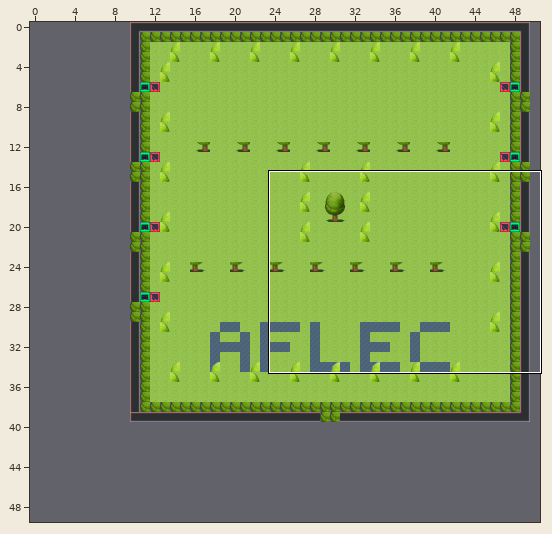
One commit to this Tiled map (JSON): cour1.tmj. Above: a wide view before the commit, with the close-up outlined.
Close-up. Earlier state:
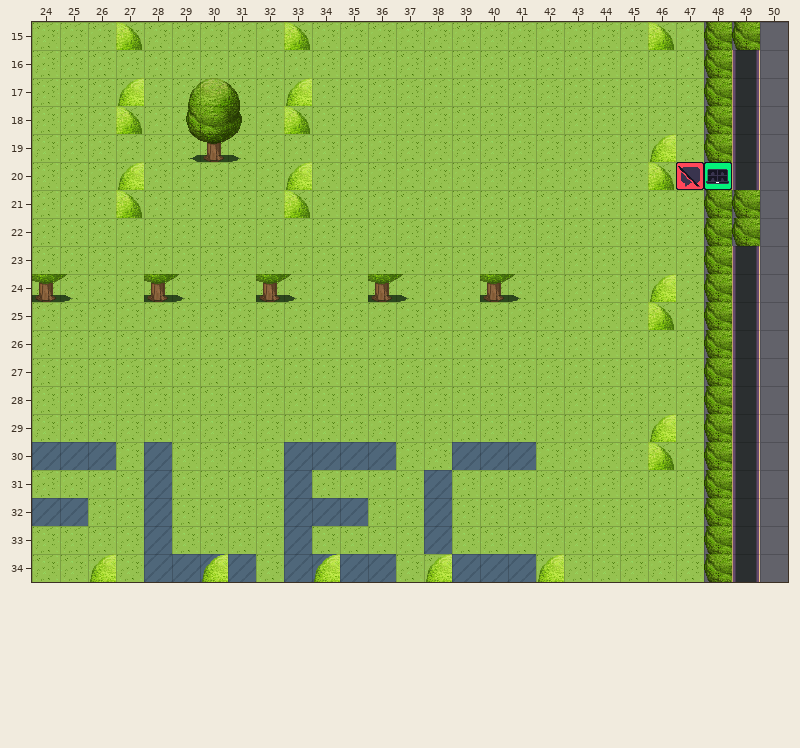
Cells are 32x32 px. Shown: x 24..50, y 15..34. The commit also changed other parts of the map, which this record leaves out. The old version is drawn lined up with the new one.
The same view after the edit:
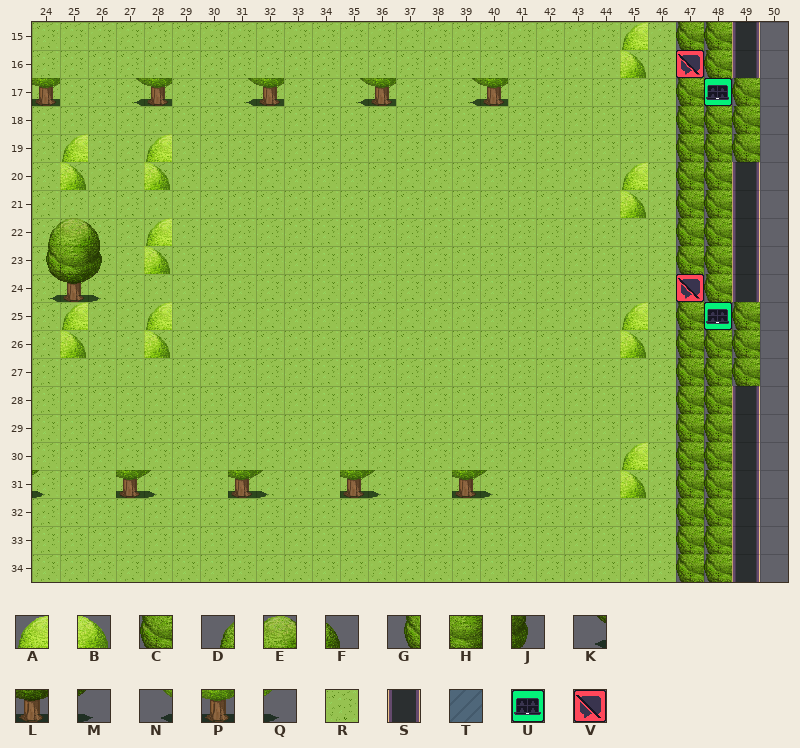
Key: from "WA_Exterior": A 3, B 4, C 25, D 75, E 76, F 77, G 100, H 101, J 102, K 125, L 126, M 127, N 128, P 129, Q 130, R 628; from "WA_Room_Builder": S 102, T 360; from "WA_User_Interface": U 21, V 60.
_ is an empty cell.
Tiles replaced or removed in this view: A, B, D, E, F, G, H, J, K, L, M, P, Q, R, S, T, U, V.
Change:
Changed rows in their new state; . is an unchanged cell.
map size 40x40 -> 50x50 cells (old content now starts at 10,0; both pictures use the new coordinates)
Layer "collisions":
first column x 49:
17 _
18 _
19 _
first column x 49:
25 _
26 _
27 _
Layer "floor":
first column x 24:
15 .......................C
16 .......................C
17 .......................C
18 .......................C
19 .......................C
20 .......................C
21 .......................C
22 .......................C
23 .......................C
24 .......................C
25 .......................C
26 .......................C
27 .......................C
28 .......................C
29 .......................C
30 RRR.R....RRRR..RRR.....C
31 ....R....R....R........C
32 RR..R....RRR..R........C
33 ....R....R....R........C
34 ....RRRR.RRRR..RRR.....C
Layer "walls":
first column x 49:
15 S
17 _
18 _
19 _
21 S
22 S
25 _
26 _
27 _
Layer "furniture":
first column x 24:
15 ..._....._...........A_
16 .....................B.
17 ..._.___._.............
18 ..._.___._.............
19 .A..A___.............._
20 .B._B...._...........A_
21 ..._....._...........B.
22 DEF.A..................
23 GHJ.B..................
24 KLM..................._
25 .A..A................A_
26 .B..B................B.
29 ......................_
30 .....................A_
31 .....................B.
34 .._..._..._..._..._....
Layer "above":
first column x 24:
16 .......................V.
17 P..NP..NP..NP..NP.......U
20 .......................__
first column x 24:
24 __..__..__..__..__.....V.
25 ........................U
first column x 24:
31 Q..PQ..PQ..PQ..PQ
